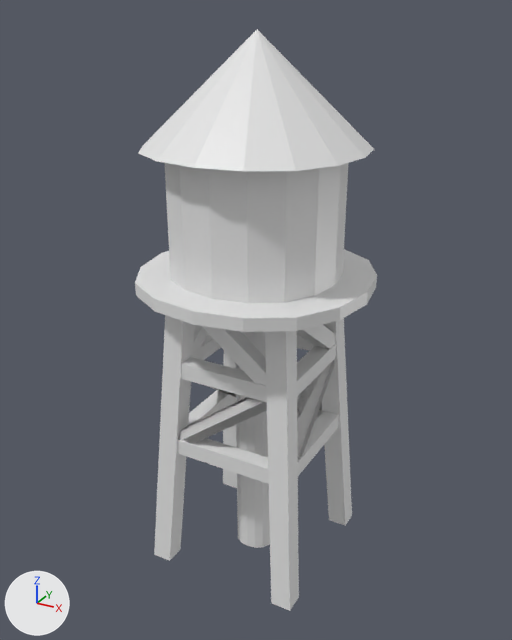
One commit to the FBX model Assets/Art/Models/WaterTower.fbx: the scene before it, then after it.
Camera for both pictures: a 50 mm lens placed at (1.49, -2.73, 2.65), pointed at (0.0, 0.0, 1.29). The lights are fixed; the arrows at lower left show +X, +Y and +Z. Where no turn or scale is listed for an object, it has been applied to the vertices.
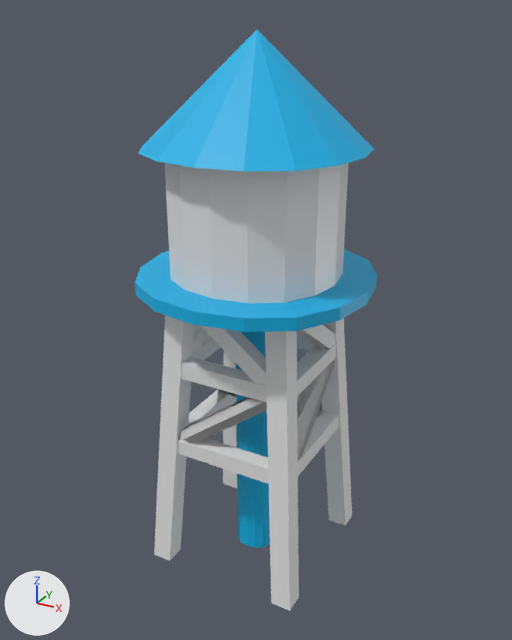
Commit message: Some material changes

Location of each change, [x1, y1, x2, y2] in pixels of the pictures (512 x 640 px):
part 1 of me_cube, recoloured (white to cyan): [135, 249, 377, 548] in both
part 2 of me_cube, recoloured (white to cyan): [138, 29, 374, 171] in both

The change, as a list of edits to the scene's bpy script:
```text
Add mat_material_001:
    mat_material_001 = principled_material('Material.001')
    mat_material_001.base_color = (0.0, 0.45, 0.8)  # cyan #00b3e7
Change me_cube:
    where me_cube.from_pydata(...)  # 113 vertices, 113 faces; spans x -0.54..0.54, y -0.54..0.54, z 0.0..2.57
    used by ob_cube; location = (0.0, 0.0, 0.0)
    me_cube part 1: all 64 faces centred in x -0.52..0.52, y -0.52..0.52, z 0.74..1.53 switch from mat_material (white #e7e7e7) to mat_material_001 (cyan #00b3e7)
    me_cube part 2: all 32 faces centred in x -0.43..0.43, y -0.43..0.43, z 2.1..2.26 switch from mat_material (white #e7e7e7) to mat_material_001 (cyan #00b3e7)
```
